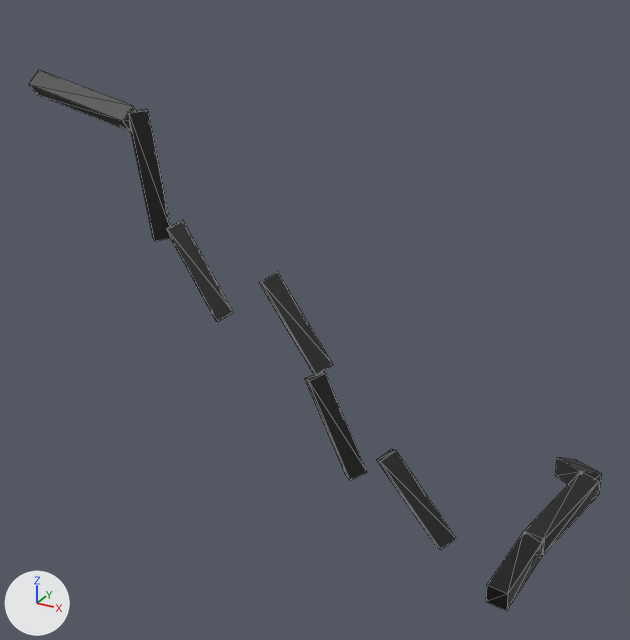
Two versions of the glTF model models/site/fault_plinth_crack.glb, one commit apart.
The view is the same before and after, from a 50 mm camera at (2.874, -0.698, -2.354) aimed at (2.573, -0.15, -2.628). Every picture has the same lights, and +X, +Y and +Z are marked at lower left. The picture after the commit comes second. Mesh edges are drawn as thin lines. Vertices at exactly the same position are counted once.

Names of what the first picture shows: 'fault_plinth_crack'.
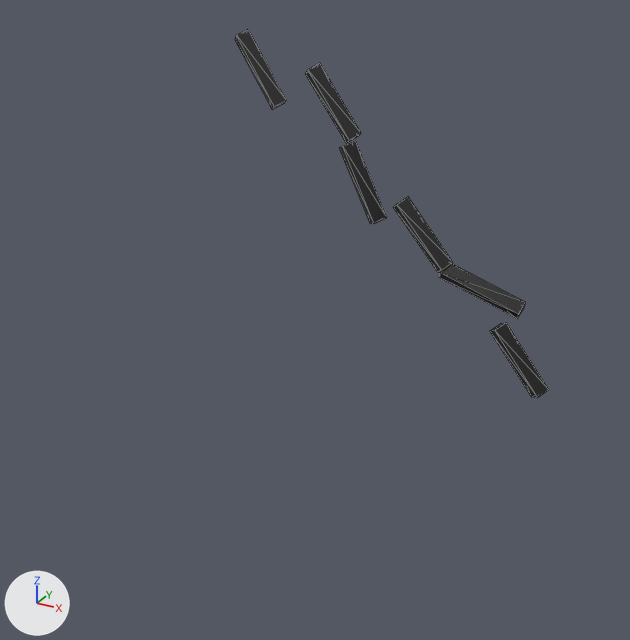
Changed parts and their boxes (x1, y1, x2, y2) in the pictures (630 x 640 px; the box of a moved part takes in the faces that stretch with it):
'fault_plinth_crack', reshaped (45% narrower, 32% shorter): before (29, 70, 602, 611); after (235, 29, 549, 398)
part 1 of me_cylinder_011, moved or reshaped: before (377, 449, 456, 550); after (490, 323, 549, 398)
part 2 of me_cylinder_011, moved or reshaped: before (305, 372, 367, 480); after (439, 263, 526, 319)
part 3 of me_cylinder_011, moved or reshaped: before (259, 272, 333, 375); after (394, 197, 453, 272)
part 4 of me_cylinder_011, moved or reshaped: before (166, 220, 234, 322); after (340, 141, 387, 224)
part 5 of me_cylinder_011, added (black): after (306, 63, 361, 143)
part 6 of me_cylinder_011, added (black): after (235, 29, 286, 109)
part 7 of me_cylinder_011, deleted (black): before (486, 532, 543, 611)
part 8 of me_cylinder_011, deleted: before (29, 70, 136, 132)
part 9 of me_cylinder_011, deleted (black): before (524, 472, 599, 555)
part 10 of me_cylinder_011, deleted (black): before (555, 457, 602, 493)
part 11 of me_cylinder_011, deleted (black): before (128, 109, 171, 241)

What changed in the scene script:
```text
Change me_cylinder_011:
    used by ob_fault_plinth_crack; location = (0.0, 0.0, 0.0)
    remove me_cylinder_011.from_pydata(...)  # 72 vertices, 108 faces; spans x 2.401..2.796, y -0.251..-0.044, z -2.771..-2.439
    add me_cylinder_011.from_pydata(...)  # 48 vertices, 72 faces; spans x 2.408..2.727, y -0.011..0.007, z -2.731..-2.43
    me_cylinder_011 part 1: the loose piece of 8 vertices spanning x 2.671..2.73, y -0.251..-0.233, z -2.728..-2.662 is scaled about its middle by (0.968, 1, 1.03), then moved by (-0.002, 0.24, -0.002)
    me_cylinder_011 part 2: the loose piece of 8 vertices spanning x 2.616..2.664, y -0.251..-0.233, z -2.694..-2.619 is turned -45.8 degrees about the y axis through its middle and scaled by 1.05, then moved by (0.019, 0.24, 0.019)
    me_cylinder_011 part 3: the loose piece of 8 vertices spanning x 2.582..2.637, y -0.251..-0.233, z -2.622..-2.554 is turned -4.8 degrees about the y axis through its middle and scaled by 0.99, then moved by (-0.008, 0.24, -0.009)
    me_cylinder_011 part 4: the loose piece of 8 vertices spanning x 2.507..2.56, y -0.251..-0.233, z -2.6..-2.529 is turned 6.3 degrees about the y axis through its middle and scaled by 1.03, then moved by (0.008, 0.24, 0.008)
    me_cylinder_011 part 5: the loose piece of 8 vertices spanning x 2.507..2.56, y -0.251..-0.233, z -2.6..-2.529 is copied, and the copy is turned -3.4 degrees about the y axis through its middle and scaled by 0.991, then moved by (-0.024, 0.24, 0.075); it spans x 2.482..2.538, y -0.011..0.007, z -2.523..-2.455
    me_cylinder_011 part 6: the loose piece of 8 vertices spanning x 2.507..2.56, y -0.251..-0.233, z -2.6..-2.529 is copied, and the copy is moved by (-0.098, 0.24, 0.1); it spans x 2.408..2.462, y -0.011..0.007, z -2.5..-2.43
    me_cylinder_011 part 7: the loose piece of 8 vertices spanning x 2.75..2.772, y -0.232..-0.168, z -2.771..-2.749 is deleted
    me_cylinder_011 part 8: the loose piece of 8 vertices spanning x 2.401..2.486, y -0.251..-0.233, z -2.474..-2.439 is deleted
    me_cylinder_011 part 9: the loose piece of 8 vertices spanning x 2.757..2.796, y -0.175..-0.105, z -2.764..-2.725 is deleted
    me_cylinder_011 part 10: the loose piece of 8 vertices spanning x 2.75..2.796, y -0.116..-0.044, z -2.771..-2.725 is deleted
    me_cylinder_011 part 11: the loose piece of 8 vertices spanning x 2.481..2.513, y -0.251..-0.233, z -2.546..-2.458 is deleted
```
